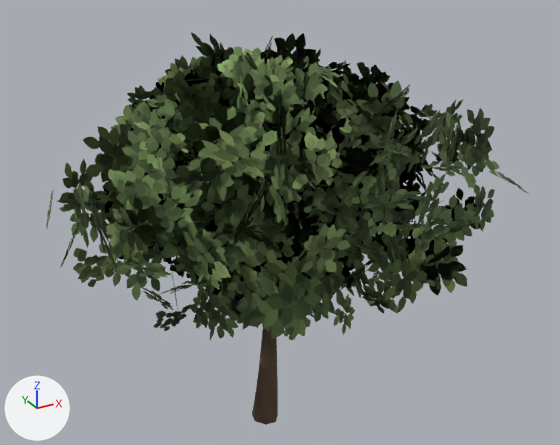
One commit to the glTF model web/public/models/trees/broadleaf_1.glb: the scene before it, then after it.
One viewpoint serves both versions: a 50 mm camera at (-0.75, -1.469, 1.266) aimed at (0.052, -0.01, 0.537). Every picture has the same lights, and +X, +Y and +Z are marked at lower left. The picture after the commit comes second.

The first picture shows 'broadleaf_1'.
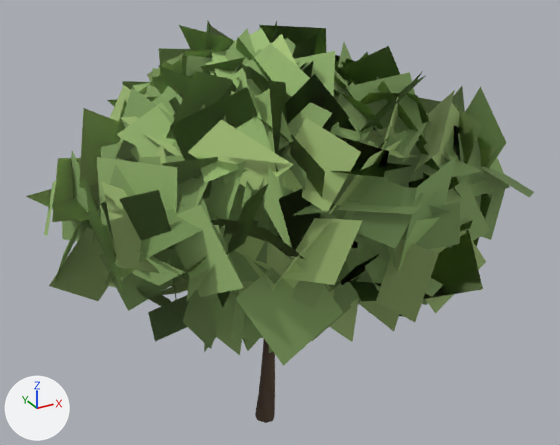
Patch to the scene script:
```diff
--- a/web/public/models/trees/broadleaf_1.glb.py
+++ b/web/public/models/trees/broadleaf_1.glb.py
@@ mat_foliage @@
 mat_foliage = bpy.data.materials.new('foliage')
-# nodes: BsdfPrincipled, Math x3, Mix, OutputMaterial, TexImage, VertexColor
-# uses the picture img_image_0
+# nodes: BsdfPrincipled, Math x2, OutputMaterial, VertexColor
@@ me_broadleaf_1 @@
 me_broadleaf_1.from_pydata(...)  # 3097 vertices, 1748 faces; spans x -0.5..0.5, y -0.475..0.475, z 0.0..1.0
 # used by ob_broadleaf_1; location = (0.0, 0.0, 0.0)
+# me_broadleaf_1 part 1: the loose piece of 49 vertices spanning x -0.03..0.04, y -0.049..0.016, z 0.0..0.348 is multiplied about its middle by the matrix ((0.752, 0.0, 0.016), (0.0, 0.75, 0.005), (0.023, 0.004, 0.999)), then moved by (0.003, 0.0, -0.001)
+# me_broadleaf_1 part 2: texture (UV) coordinates of 1440 of 1748 faces, centred in x -0.476..0.433, y -0.423..0.435, z 0.36..0.936, changed; they spanned u 0.0..0.5, v 0.51..0.99 and now span u 0.0..0.5, v 0.75..1.0
 me_broadleaf_1.materials.append(mat_bark)
```

What differs and where, as boxes [x1, y1, x2, y2] in the pictures (560 x 445 px; the box of a moved part takes in the faces that stretch with it):
'broadleaf_1', surface changed, reshaped (lighter): before [46, 32, 529, 425]; after [26, 21, 534, 423]
part 1 of me_broadleaf_1, moved or reshaped: before [252, 326, 278, 425]; after [255, 339, 275, 423]
part 2 of me_broadleaf_1, surface changed (lighter): before [46, 32, 529, 341]; after [26, 21, 534, 366]
